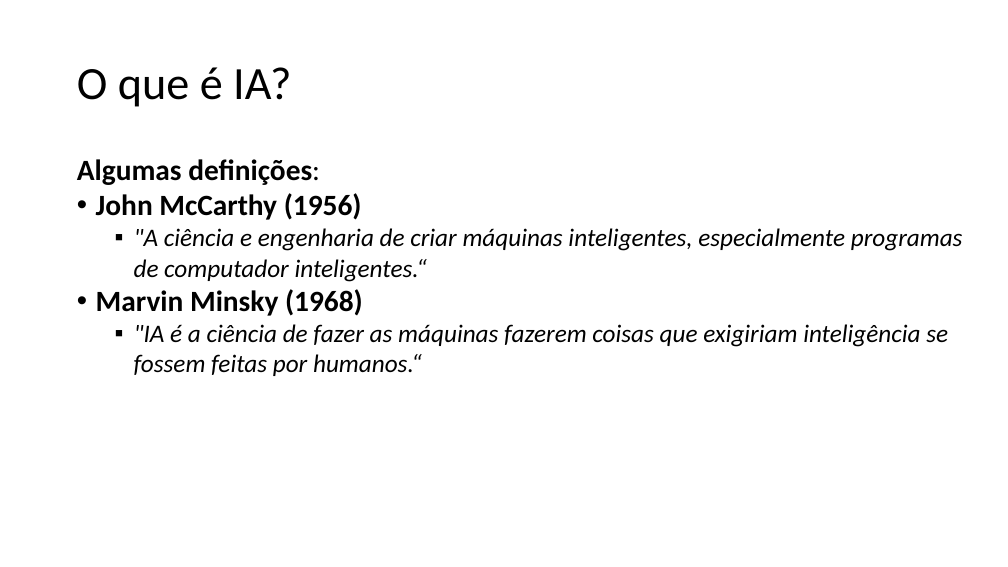
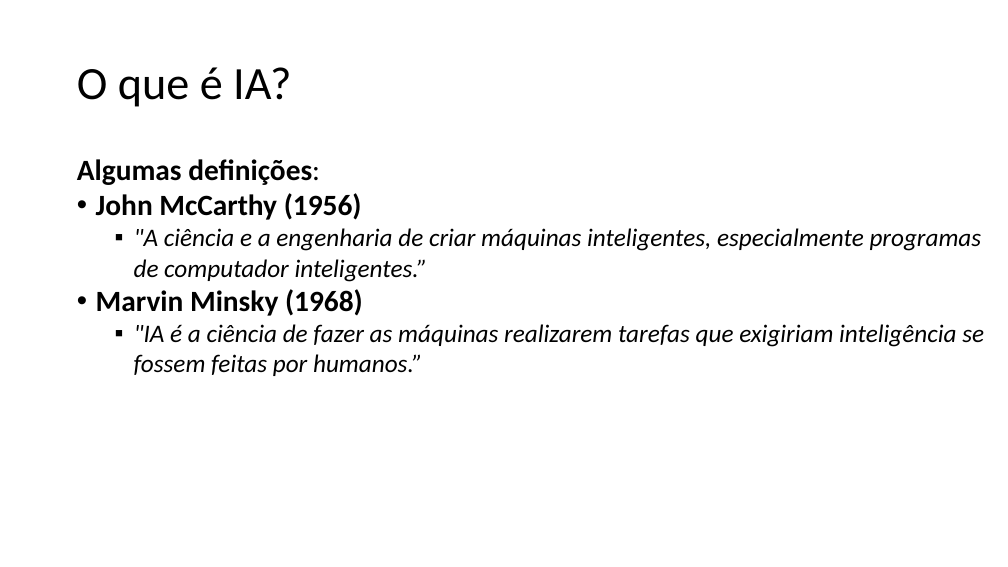
Before and after one commit to zz4fap/c24_inteligencia_artificial, a slide deck: slide 13 of slides/C24_Introdução.pptx (slide 15 before the commit). Drawn at 1008x567 pixels with LibreOffice and Linux fonts; fonts in the diff are those of the drawing. Boxes give left, top, right and bottom in pixels: in the first picture for what was removed or moved away, otherwise in the second. Text is boxed around its words. In the diff, an @@ line names an element or a change of style, - is before the commit and + after.

Commit message:
new slides

```diff
--- a/slides/C24_Introdução.pptx
+++ b/slides/C24_Introdução.pptx
@@ text at (134,228,982,282): text changed @@
-  ▪ "A ciência e engenharia de criar máquinas inteligentes, especialmente programas de computador inteligentes.“
+  ▪ "A ciência e a engenharia de criar máquinas inteligentes, especialmente programas de computador inteligentes.”
@@ text at (134,324,984,376): text changed @@
-  ▪ "IA é a ciência de fazer as máquinas fazerem coisas que exigiriam inteligência se fossem feitas por humanos.“
+  ▪ "IA é a ciência de fazer as máquinas realizarem tarefas que exigiriam inteligência se fossem feitas por humanos.”
```
Also in this commit, not shown: 1 other slide changed, 2 slides removed, 1 other file.
